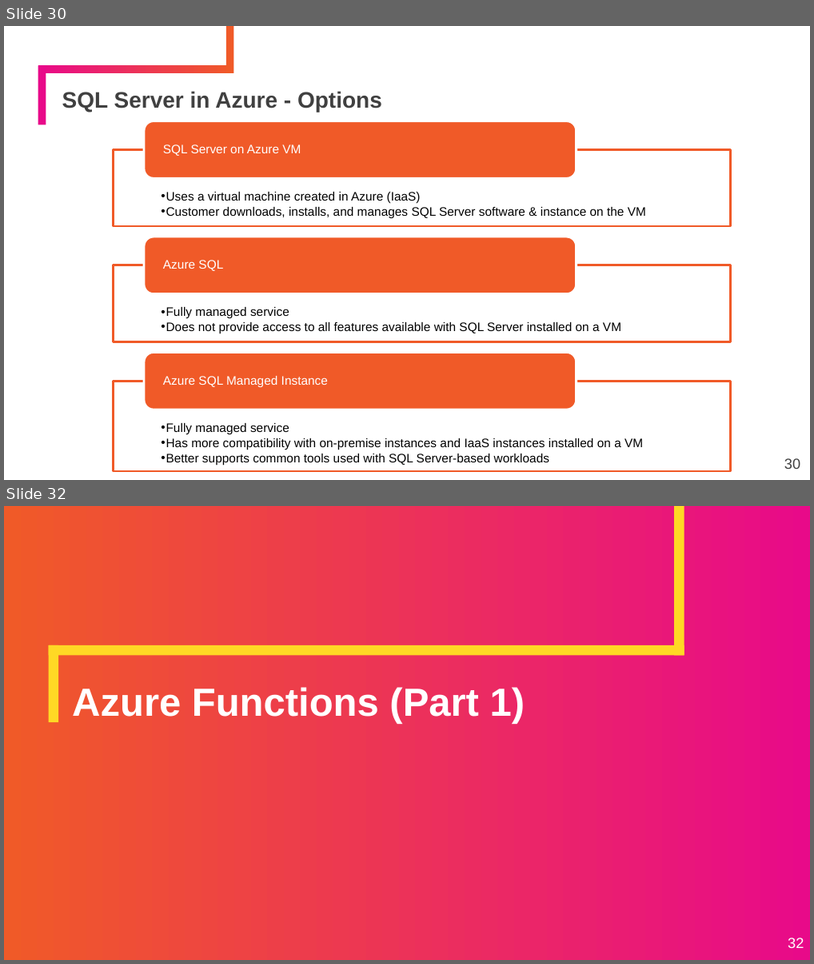
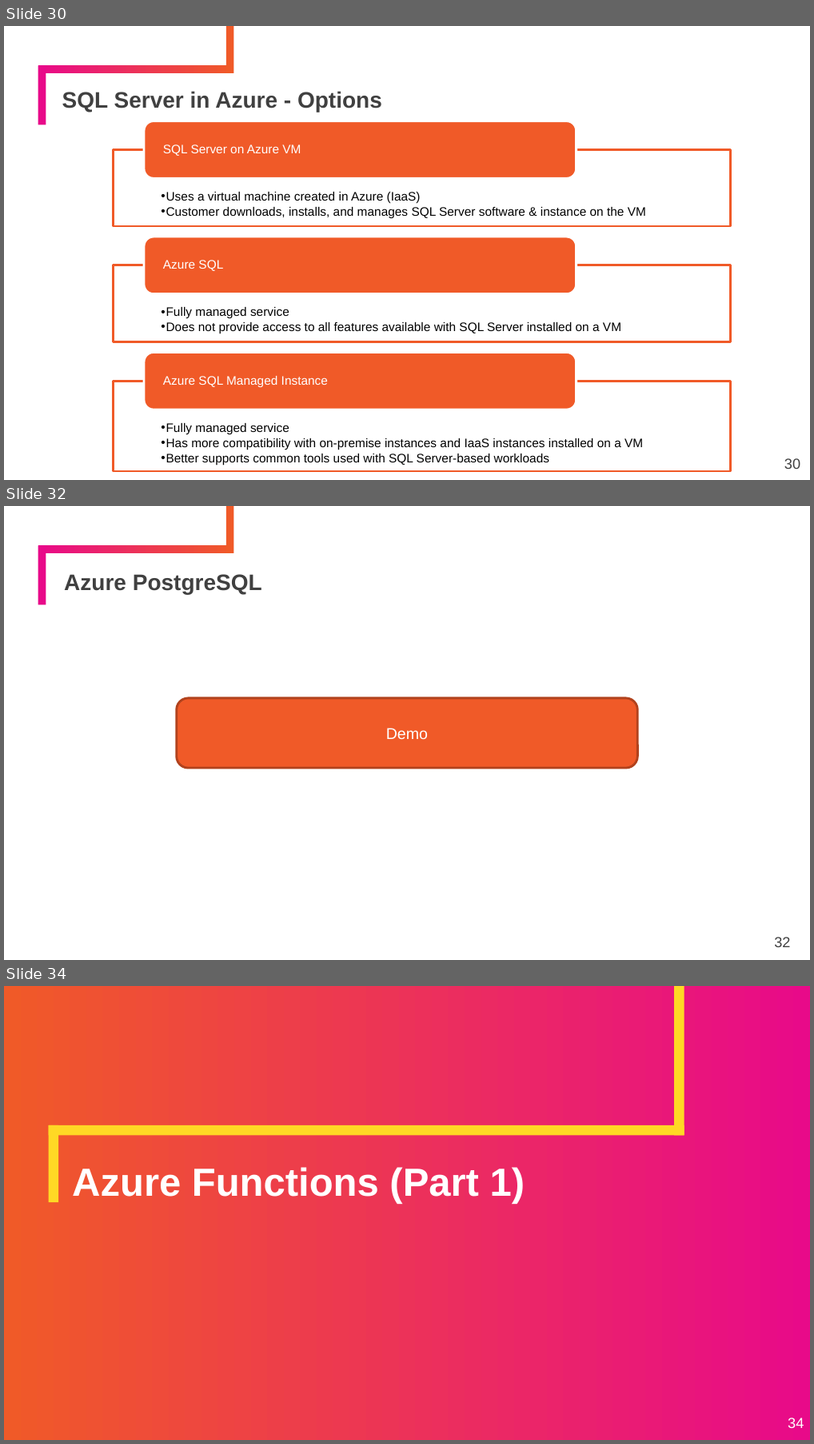
Before and after one commit to KernelGamut32/azure-developer-vmp, a slide deck: slides/Azure Storage, Databases, and Azure Functions (Part 1).pptx. Shown one above the other, each under a label of ours: slides 30 and 32 before the commit, slides 30, 32 and 34 after it; the slides between them are not shown. The pictures are 814x964 and 814x1444 pixels, drawn with LibreOffice and Linux fonts; fonts in the diff are those of the drawing; background and template pictures are left out. Boxes give left, top, right and bottom in pixels: in the first picture for what was removed or moved away, otherwise in the second. Text is boxed around its words. In the diff, an @@ line names an element or a change of style, - is before the commit and + after.

```diff
--- a/slides/Azure Storage, Databases, and Azure Functions (Part 1).pptx
+++ b/slides/Azure Storage, Databases, and Azure Functions (Part 1).pptx
@@ slide 32 added at box(4, 506, 810, 960), background #FFFFFF; not listed: 3 template elements that a slide beside it also shows @@
@@ title added at box(64, 574, 262, 594), 20 pt, text #404040, bold @@
+Azure PostgreSQL
@@ rounded rectangle added at box(177, 698, 638, 768), fill #F05A28, outline #B2431E 2 pt, 14 pt, text #FFFFFF @@
+Demo
@@ page number added at box(774, 936, 790, 947), 13 pt, text #404040 @@
+32
@@ what was slide 32 is now slide 34 @@
@@ page number at box(788, 1417, 804, 1428): text changed @@
-32
+34
```
Also in this commit, not shown: 1 slide changed, 1 other slide added.
